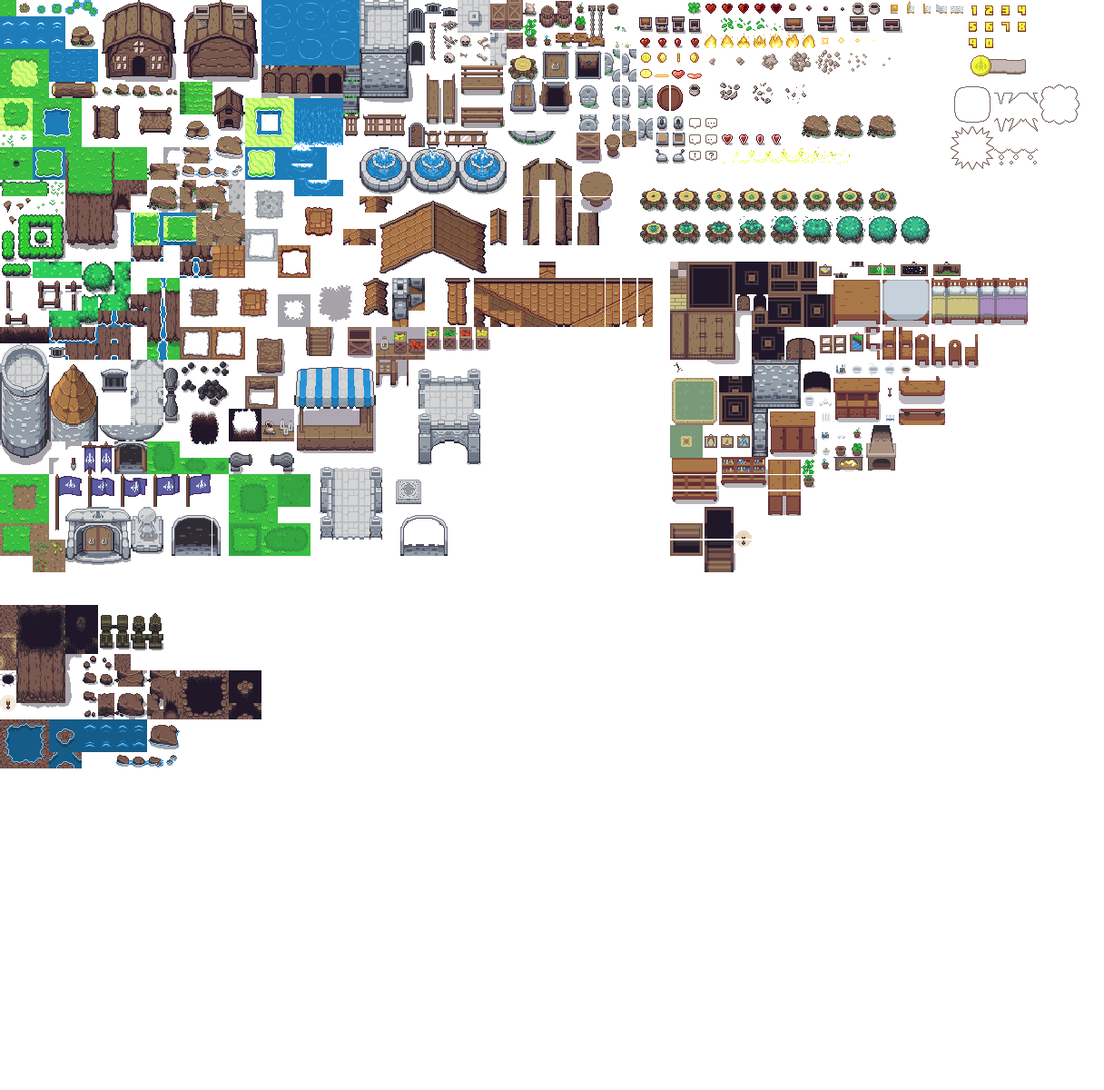
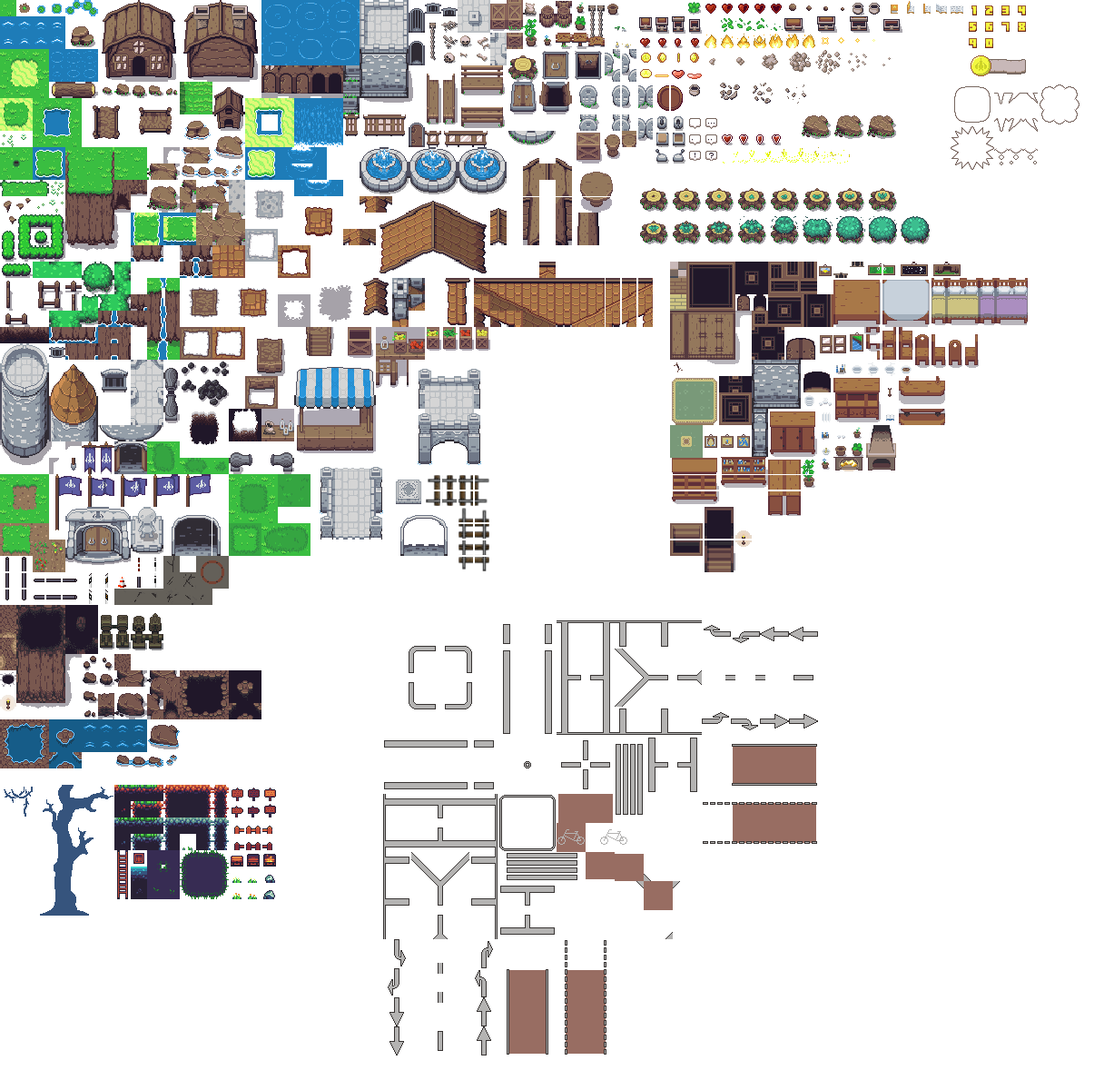
Layer changes from the first 1104×1090 image to the second:
painted on "Hintergrund" over [3, 474, 819, 1056]
